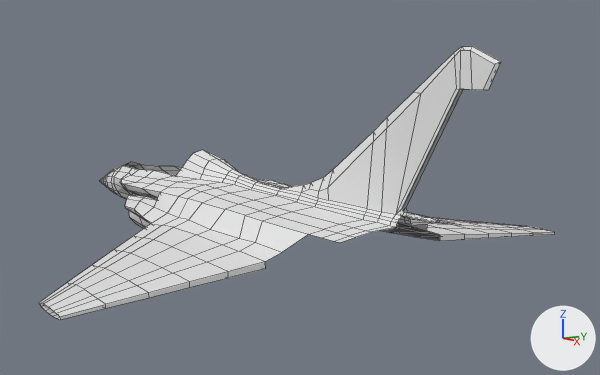
An edit to the Blender file assets/rafale.blend, drawn before and after from the same camera.
Before and after are seen from a camera (50 mm lens) standing at (12.48, -8.56, 4.93) and looking at (-1.88, 1.2, 2.35). The axes (+X, +Y, +Z) are drawn at lower right. The lights are the same throughout. Mesh edges are drawn as thin lines.
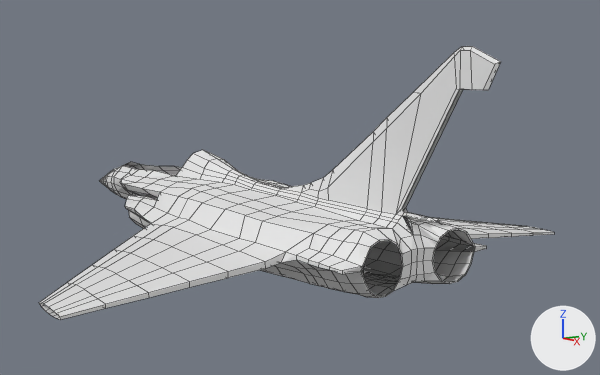
Commit message: Rafale WIP

Edits to the scene script, one JSON object a line:
```json
{"block": "me_circle_005", "where": "# used by ob_circle; location = (-8.89, 0.0, 1.77); rotation_euler = (0.0, 1.517, 0.0), in degrees (0, 87, 0); scale = (0.353, 0.353, 0.353)"}
{"op": "remove", "block": "me_circle_005", "code": "me_circle_005.from_pydata(...)  # 445 vertices, 387 faces; spans x -7.7..3.0, y 0.0..14.5, z -4.1..38.8"}
{"op": "add", "block": "me_circle_005", "code": "me_circle_005.from_pydata(...)  # 578 vertices, 517 faces, 2 loose edges; spans x -7.7..3.0, y 0.0..14.5, z -4.1..38.8"}
{"block": "me_circle_005", "change": "me_circle_005 part 1"}
{"block": "me_circle_005", "change": "1 vertex is removed from x 0.3, y 3.6, z 33.0"}
{"block": "me_circle_005", "change": "1 face is deleted"}
{"block": "me_circle_005", "change": "16 vertices move from x -0.1..1.0, y 0.4..4.4, z 29.8..33.1 to x -0.1..1.0, y 0.7..4.2, z 29.8..33.1"}
{"block": "me_circle_005", "change": "120 vertices are added at x 0.2..3.0, y 0.0..4.6, z 19.0..34.2"}
{"block": "me_circle_005", "change": "9 new vertices lie (0.0, 0.1, -2.1) away from vertices in x 1.4..3.0, y 0.8..4.5, z 25.4..29.8"}
{"block": "me_circle_005", "change": "5 new vertices lie (0.0, 0.0, 0.9) away from vertices in x 1.1..2.7, y 0.3..4.2, z 30.7..33.1"}
{"block": "me_circle_005", "change": "2 loose edges are added"}
{"block": "me_circle_005", "change": "131 new faces join them"}
```

Location of each change, (x1, y1, x2, y2) in pixels of the pictures (600 x 375 px):
```json
{"part": 1, "of": "me_circle_005", "change": "built on", "before": [239, 204, 461, 262], "after": [239, 204, 486, 298]}
```
